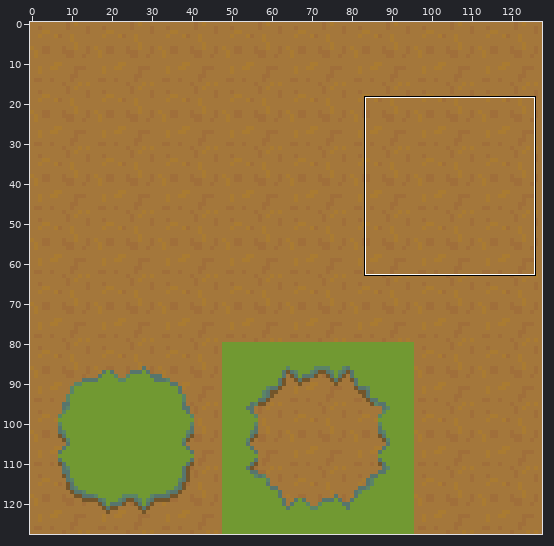
Two versions of one pixel-art file, art/auto_tiling_test.aseprite. Above, an overview of the earlier version with the close-up marked.
Close-up. Old version:
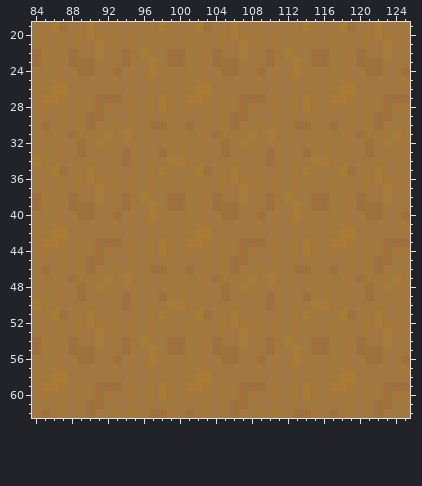
128x128 pixels, 1 frame. Colours within 5 levels of each other are drawn and written as one. Shown: x 84..125, y 19..62. The commit also changed other parts of the picture, which this record leaves out.
Now the later version:
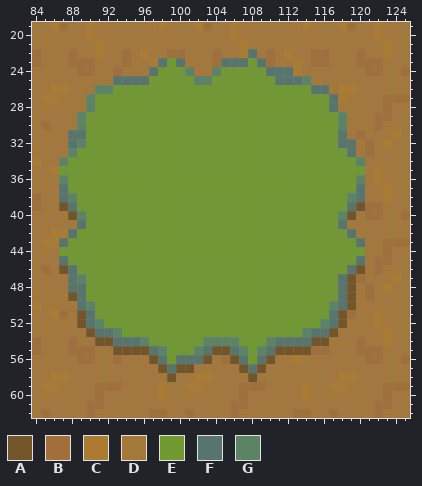
Palette (. is transparent): A #73552a  B #a06f3a  C #aa7b31  D #a4773b  E #719932  F #57756d  G #5b8467
Difference:
Changed rows in their new state; - is an unchanged pixel.
Layer "Layer 2":
first column x 87:
22 ---------------------F------------
23 -----------FEF----FFFEF-----------
24 ----------FEEEG--GEEEEEFFF--------
25 ------FFFFEEEEEGGEEEEEEEFFFG------
26 ----GGEEEEEEEEEEEEEEEEEEEEEEFF----
27 ---GEEEEEEEEEEEEEEEEEEEEEEEEEEF---
28 ---GEEEEEEEEEEEEEEEEEEEEEEEEEEF---
29 --GEEEEEEEEEEEEEEEEEEEEEEEEEEEEG--
30 --GEEEEEEEEEEEEEEEEEEEEEEEEEEEEG--
31 -FFEEEEEEEEEEEEEEEEEEEEEEEEEEEEF--
32 -FGEEEEEEEEEEEEEEEEEEEEEEEEEEEEFF-
33 -GEEEEEEEEEEEEEEEEEEEEEEEEEEEEEEF-
34 GEEEEEEEEEEEEEEEEEEEEEEEEEEEEEEEEG
35 EEEEEEEEEEEEEEEEEEEEEEEEEEEEEEEEEE
36 GEEEEEEEEEEEEEEEEEEEEEEEEEEEEEEEEG
37 FEEEEEEEEEEEEEEEEEEEEEEEEEEEEEEEEF
38 FGEEEEEEEEEEEEEEEEEEEEEEEEEEEEEEGF
39 AFEEEEEEEEEEEEEEEEEEEEEEEEEEEEEEFA
40 -AGEEEEEEEEEEEEEEEEEEEEEEEEEEEEGA-
41 --FEEEEEEEEEEEEEEEEEEEEEEEEEEEEF--
42 -FEEEEEEEEEEEEEEEEEEEEEEEEEEEEEEF-
43 FEEEEEEEEEEEEEEEEEEEEEEEEEEEEEEEEF
44 EEEEEEEEEEEEEEEEEEEEEEEEEEEEEEEEEE
45 FEEEEEEEEEEEEEEEEEEEEEEEEEEEEEEEEF
46 AFEEEEEEEEEEEEEEEEEEEEEEEEEEEEEEFA
47 -FGEEEEEEEEEEEEEEEEEEEEEEEEEEEEFA-
48 -FFEEEEEEEEEEEEEEEEEEEEEEEEEEEEFA-
49 -AFEEEEEEEEEEEEEEEEEEEEEEEEEEEEFA-
50 --FGEEEEEEEEEEEEEEEEEEEEEEEEEEGFA-
51 --AFEEEEEEEEEEEEEEEEEEEEEEEEEEFA--
52 --AFGEEEEEEEEEEEEEEEEEEEEEEEEGFA--
53 ---AFFGEEEEEEEEEEEEEEEEEEEEGFFA---
54 ----AAFFFGEEEEEEGGGGEEEGFFFFAA----
55 ------AAAAFGEEEGFAAFGEGFAAAA------
56 ----------AFEFFFA--AFEFA----------
57 -----------AFAA-----AFA-----------
58 ------------A--------A------------
Boxes around the changes in both close-ups, in picture pixels (x1, y1, x2, y2):
changed: (59, 49, 365, 382)
